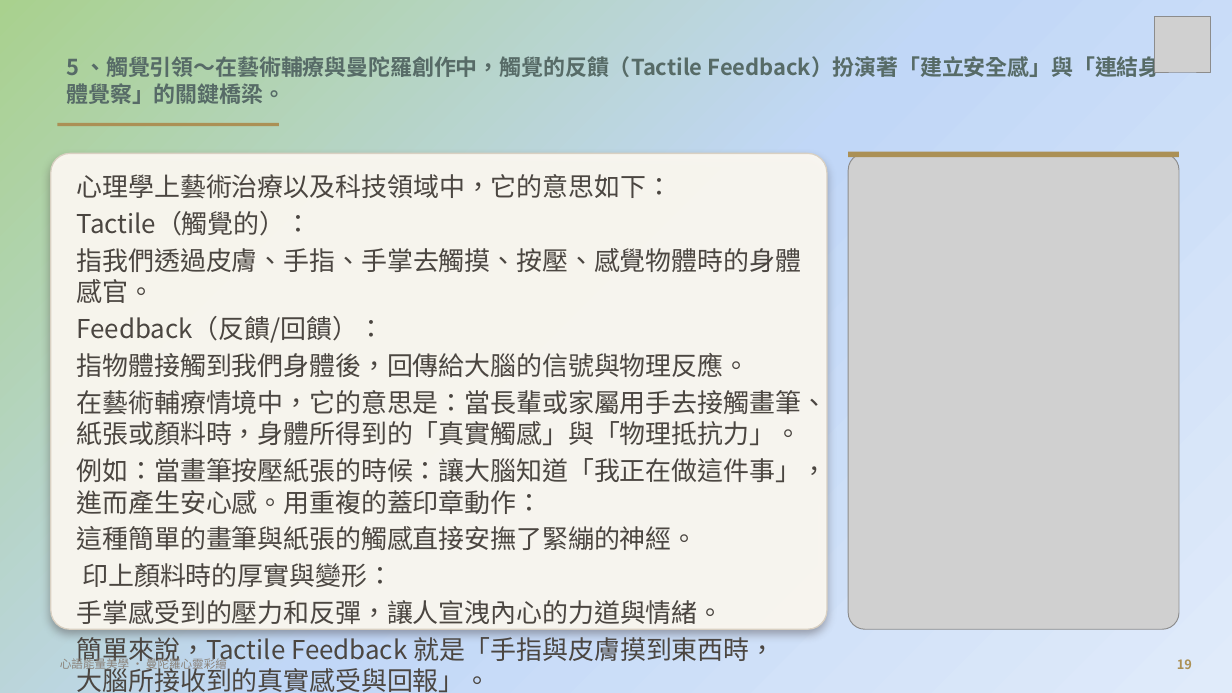
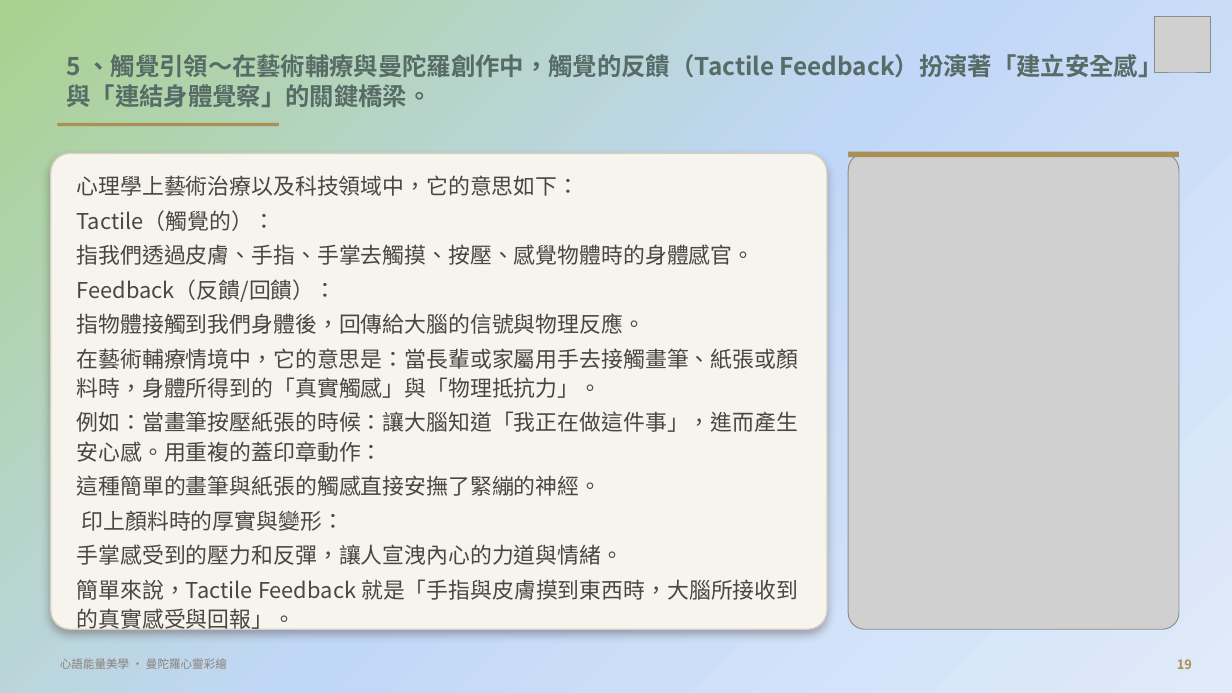
Before and after one commit to serina168/mandala-beginner, a slide deck: slide 19 of 繽紛五感體驗曼陀羅書籤畫_課程大綱.pptx. Drawn at 1232x693 pixels with LibreOffice and Linux fonts; fonts in the diff are those of the drawing; grey boxes stand for pictures; background and template pictures are left out. Boxes give left, top, right and bottom in pixels: in the first picture for what was removed or moved away, otherwise in the second. Text is boxed around its words. In the diff, an @@ line names an element or a change of style, - is before the commit and + after.

```diff
--- a/繽紛五感體驗曼陀羅書籤畫_課程大綱.pptx
+++ b/繽紛五感體驗曼陀羅書籤畫_課程大綱.pptx
@@ title "5 、觸覺引領～在藝術輔療與曼陀羅創作中，觸覺的反饋（Tactile Feedback）扮演著「建立安全感」與「連結身體 ..." at [67, 50, 1163, 107]: size 17.1 to 19 pt @@
@@ text "心理學上藝術治療以及科技領域中，它的意思如下：" at [77, 175, 799, 633]: size 20.2 to 17 pt; line spacing 1.02 to 1.12 @@
```
Also in this commit, not shown: 17 other slides changed, 9 other files.
